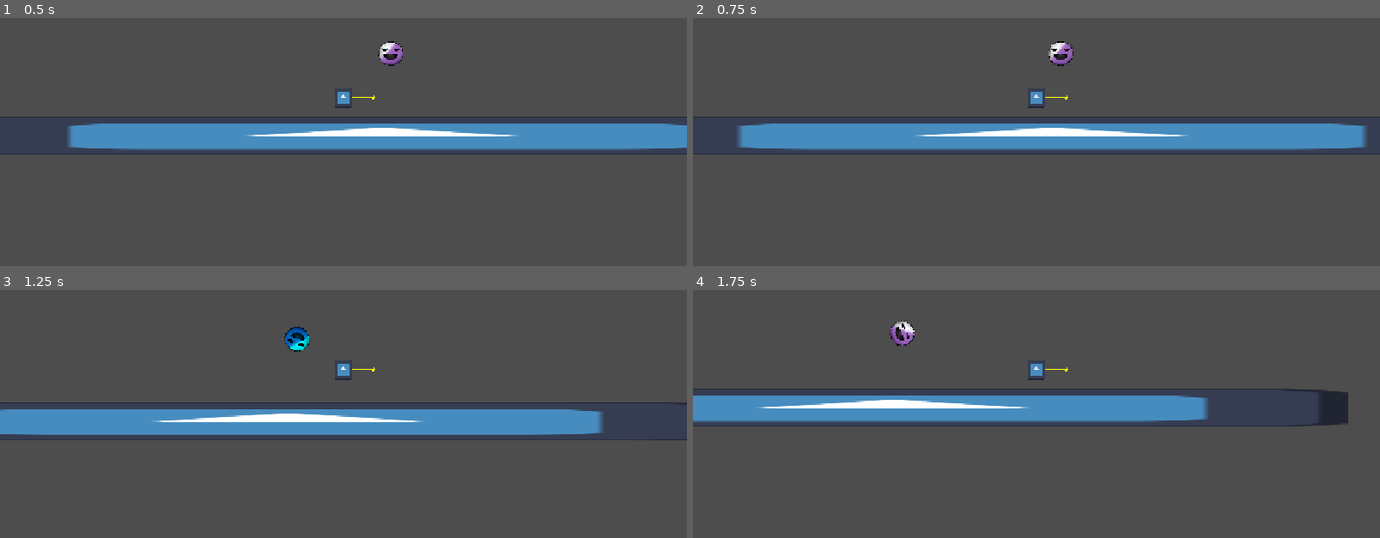
Above: before the commit, frames 1-4 (two rows, left to right).
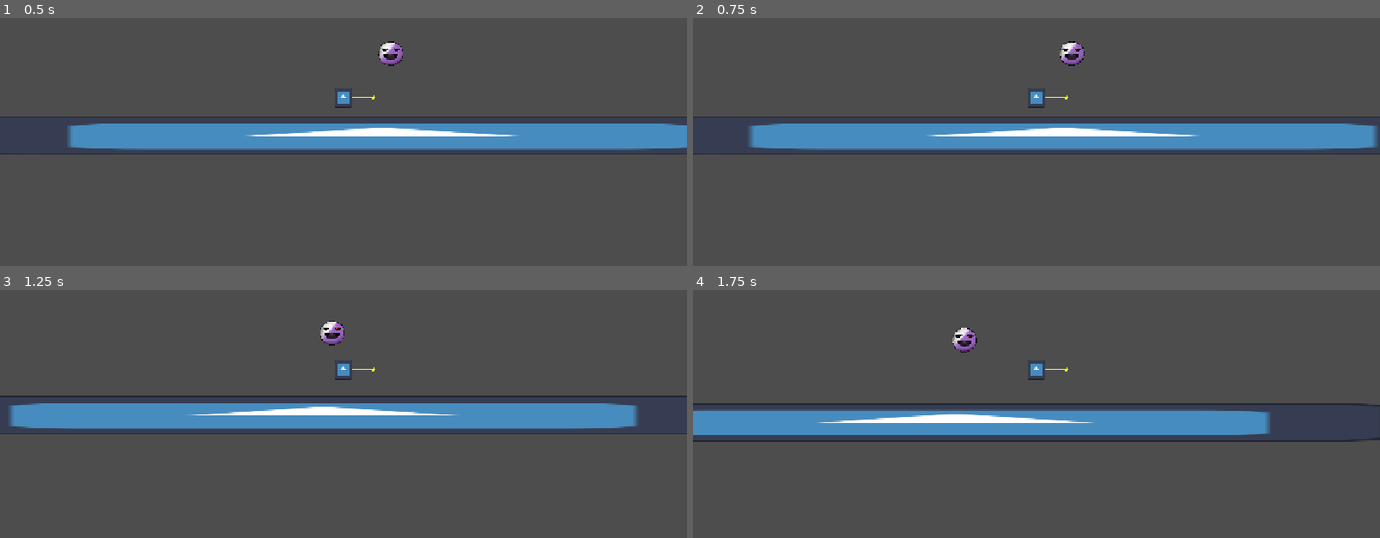
Above: after the commit, the same moments.

Repository: Astein111/Gamedev
Game: Godot game, scene res://scenes/main.tscn
The game is run twice, just before and just after one commit, with the same random seed, the same clock (stepped at 60 frames per second) and the same inputs. The engine's default icon, where the game draws it, is replaced by a stand-in: a white triangle on a blue panel in a dark square.
Inputs (mouse positions are in pixels of both pictures, inside the frame that each line leads up to):
- Up to frame 1 (0.5 s): no input
- Up to frame 2 (0.75 s): move the mouse to (1187, 80) at 0.52 s; hold D (Right) from 0.53 s (still down); click (1187, 80) at 0.6 s
- Up to frame 3 (1.25 s): keep holding D (Right); tap Space (Jump) at 0.77, 1.07 s; right-click (494, 352) at 0.8 s
- Up to frame 4 (1.75 s): keep holding D (Right); move the mouse to (899, 389) at 1.27 s; right-click (899, 389) at 1.35 s; tap Space (Jump) at 1.52, 1.55 s

Frame 1 is identical in both runs. In frame 2, 1.1% of the frame differs, in the area x 6-100%, y 9-54%; in frame 3, 8.5%; in frame 4, 13%, in the area x 0-100%, y 12-62%.

Commit message:
ball

Diff:
--- a/gamedev-jam/scenes/ball.tscn
+++ b/gamedev-jam/scenes/ball.tscn
@@ -1,7 +1,7 @@
 [gd_scene format=3 uid="uid://rtdmfhcit2cp"]
 
 [ext_resource type="Script" uid="uid://ojujlwuottoc" path="res://scripts/ball.gd" id="1_cxlvu"]
-[ext_resource type="Texture2D" uid="uid://decs4pdhcnwnu" path="res://Orb.png" id="2_cxlvu"]
+[ext_resource type="Texture2D" uid="uid://decs4pdhcnwnu" path="res://sprites/Orb.png" id="2_cxlvu"]
 
 [sub_resource type="CircleShape2D" id="CircleShape2D_800mr"]
 radius = 41.303753
--- a/gamedev-jam/scripts/ball.gd
+++ b/gamedev-jam/scripts/ball.gd
@@ -1,54 +1,89 @@
 extends CharacterBody2D
-@export var gravity: float = 360.0
-@export var max_fall_speed: float = 340.0
+
+@export var gravity: float = 340.0
+@export var max_fall_speed: float = 320.0
 @export var spin_speed: float = 8.0
+@export var stall_friction: float = 400.0
 @export var wait_for_first_hit: bool = true
+
 @onready var sprite: Sprite2D = get_node_or_null("Sprite2D") as Sprite2D
 @onready var timer: Timer = get_node_or_null("StallTimer") if has_node("StallTimer") else get_node_or_null("Timer") as Timer
 
 var gravity_dir: float = 1.0
 var active: bool = false
+
+
 func _ready() -> void:
 	add_to_group("ball")
 	active = not wait_for_first_hit
+	collision_layer = 4
+	collision_mask = 1
 	_ignore_player_collision.call_deferred()
+
+
 func _ignore_player_collision() -> void:
 	var scene: Node = get_tree().current_scene
 	if scene:
 		var mc: Node = scene.find_child("MC", true, false)
 		if mc is CollisionObject2D:
 			add_collision_exception_with(mc)
+
+
 func _physics_process(delta: float) -> void:
 	if not active:
 		return
+
+	# Spin the ball continuously
 	if sprite:
 		sprite.rotation += spin_speed * delta
+
+	# While StallTimer is ticking, smoothly glide forward to a stop (NO TELEPORT)
 	if timer and not timer.is_stopped():
-		velocity = Vector2.ZERO
+		velocity = velocity.move_toward(Vector2.ZERO, stall_friction * delta)
+		move_and_slide()
+		_check_room_collision()
 		if sprite:
 			sprite.modulate = Color.CYAN
 		return
+
 	if sprite:
 		sprite.modulate = Color.WHITE
+
+	# Apply gentle gravity
 	velocity.y += gravity * gravity_dir * delta
 	move_and_slide()
+	_check_room_collision()
+
+
+func _check_room_collision() -> void:
 	for i in get_slide_collision_count():
 		var collision: KinematicCollision2D = get_slide_collision(i)
 		var collider: Object = collision.get_collider()
+
+		# Ignore player completely
 		if collider and (collider.name == "MC" or (collider is Node and collider.is_in_group("player"))):
 			continue
+
 		print("Ball hit the room! You lose!")
-		get_tree().reload_current_scene()
+		get_tree().call_deferred("reload_current_scene")
 		return
+
+
 func launch(launch_velocity: Vector2) -> void:
 	active = true
 	if timer:
 		timer.stop()
 	velocity = launch_velocity
-func stall(duration: float) -> void:
+
+
+func stall(duration: float, push_velocity: Vector2 = Vector2.ZERO) -> void:
 	active = true
+	# Sets a smooth starting glide speed (not a teleport)
+	velocity = push_velocity
 	if timer:
 		timer.start(duration)
+
+
 func set_gravity_dir(new_dir: float) -> void:
 	gravity_dir = new_dir
 	up_direction = Vector2.UP * gravity_dir
--- a/gamedev-jam/scripts/move.gd
+++ b/gamedev-jam/scripts/move.gd
@@ -1,135 +1,209 @@
 extends CharacterBody2D
+
 signal gravity_switched(new_gravity_dir: float)
+
 @export_group("Movement")
-@export var start_speed: float = 350.0
-@export var max_speed: float = 600.0
-@export var time_to_max_speed: float = 1.0
+@export var start_speed: float = 160.0
+@export var max_speed: float = 400.0
+@export var time_to_max_speed: float = 0.75
 @export var jump_velocity: float = -500.0
 @export var gravity: float = 1000.0
 @export_range(0.1, 1.0) var jump_cut: float = 0.4
 @export var restart_hold_time: float = 1.0
+
 @export_group("Attacks & Aiming")
 @export var attack_range: float = 140.0
-@export var ball_launch_force: float = 480.0
-@export var player_launch_force: float = 430.0
-@export var upward_arc_boost: float = 1.2
+@export var ball_launch_force: float = 430.0
+@export var player_launch_force: float = 360.0
+@export var upward_arc_boost: float = 0.95
 @export var stall_duration: float = 0.55
+## 1 second cooldown between Stalls
+@export var stall_cooldown: float = 1.0
+## Initial push speed that smoothly glides into a stop (no teleporting!)
+@export var stall_push_speed: float = 300.0
 @export var show_aim_line: bool = true
+
 @export_group("Gravity Switch")
 @export var max_teleport_distance: float = 3000.0
+
 @onready var sprite: Sprite2D = get_node_or_null("Sprite2D") as Sprite2D
+
 var facing_dir: float = 1.0
-var gravity_dir: float = 1.0
+var gravity_dir: float = 1.0 # 1.0 = normal (down), -1.0 = inverted (ceiling)
 var aim_dir: Vector2 = Vector2.RIGHT
 var _restart_timer: float = 0.0
+var _stall_cooldown_timer: float = 0.0
+
+
 func _ready() -> void:
 	add_to_group("player")
+	collision_layer = 2
+	collision_mask = 1
+
+
 func _physics_process(delta: float) -> void:
 	if _handle_restart(delta):
 		return
+
+	# Count down stall cooldown
+	_stall_cooldown_timer = maxf(_stall_cooldown_timer - delta, 0.0)
+
+	# Gravity switch + parallel teleport to ceiling/floor
 	if InputMap.has_action("GravitySwitch") and Input.is_action_just_pressed("GravitySwitch"):
 		_switch_gravity()
+
+	# Attack inputs
 	_handle_attacks()
+
+	# Apply gravity in current direction
 	if not is_on_floor():
 		velocity.y += gravity * gravity_dir * delta
+
+	# Start jump away from current floor/ceiling
 	if Input.is_action_just_pressed("Jump") and is_on_floor():
 		velocity.y = jump_velocity * gravity_dir
+
+	# Cut jump short if Jump is released early
 	if Input.is_action_just_released("Jump") and (velocity.y * gravity_dir) < 0.0:
 		velocity.y *= jump_cut
+
+	# Start at start_speed and reach max_speed in time_to_max_speed seconds (no slide)
 	var direction: float = Input.get_axis("Left", "Right")
 	if direction != 0.0:
 		facing_dir = signf(direction)
 		if sprite:
 			sprite.flip_h = (facing_dir < 0.0)
+
 		var effective_start: float = clampf(start_speed, 0.0, max_speed)
 		var target_start: float = direction * effective_start
 		if signf(velocity.x) != signf(direction) or absf(velocity.x) < absf(target_start):
 			velocity.x = target_start
+
 		var accel: float = (max_speed - effective_start) / maxf(time_to_max_speed, 0.001)
 		velocity.x = move_toward(velocity.x, direction * max_speed, accel * delta)
 	else:
 		velocity.x = 0.0
+
 	aim_dir = _get_aim_direction()
 	queue_redraw()
 	move_and_slide()
+
+
 func _handle_attacks() -> void:
 	if InputMap.has_action("Launch") and Input.is_action_just_pressed("Launch"):
 		_perform_launch()
 	elif InputMap.has_action("Stall") and Input.is_action_just_pressed("Stall"):
-		_perform_stall()
+		if _stall_cooldown_timer <= 0.0:
+			_perform_stall()
+
+
 func _perform_launch() -> void:
 	var ball: CharacterBody2D = _find_ball_in_hit_range()
 	if ball == null:
 		return
+
+	# Add gentle upward arc to aim direction
 	var launch_vector: Vector2 = aim_dir
 	launch_vector.y -= upward_arc_boost * gravity_dir
 	launch_vector = launch_vector.normalized()
+
+	# Launch both ball and player high up into the air
 	ball.launch(launch_vector * ball_launch_force)
 	velocity = launch_vector * player_launch_force
+
+
 func _perform_stall() -> void:
 	var ball: CharacterBody2D = _find_ball_in_hit_range()
 	if ball == null:
 		return
-	ball.stall(stall_duration)
+
+	# Start 1-second cooldown on successful hit
+	_stall_cooldown_timer = stall_cooldown
+
+	# Give a smooth forward push velocity (not a teleport)
+	var push_velocity: Vector2 = aim_dir * stall_push_speed
+	ball.stall(stall_duration, push_velocity)
 	velocity.y *= 0.2
+
+
 func _find_ball_in_hit_range() -> CharacterBody2D:
 	var balls: Array[Node] = get_tree().get_nodes_in_group("ball")
 	for node in balls:
 		var b: CharacterBody2D = node as CharacterBody2D
 		if b == null:
 			continue
+
 		var to_ball: Vector2 = b.global_position - global_position
 		if to_ball.length() <= attack_range:
 			if to_ball.length() < 30.0 or aim_dir.dot(to_ball.normalized()) > 0.0:
 				return b
 	return null
+
+
 func _handle_restart(delta: float) -> bool:
 	if InputMap.has_action("Restart") and Input.is_action_pressed("Restart"):
 		_restart_timer += delta
 		if _restart_timer >= restart_hold_time:
-			get_tree().reload_current_scene()
+			get_tree().call_deferred("reload_current_scene")
 			return true
 	else:
 		_restart_timer = 0.0
 	return false
+
+
 func _switch_gravity() -> void:
 	var new_gravity_dir: float = -gravity_dir
 	var space_state: PhysicsDirectSpaceState2D = get_world_2d().direct_space_state
 	var ray_end: Vector2 = global_position + Vector2(0.0, new_gravity_dir * max_teleport_distance)
+
 	var query: PhysicsRayQueryParameters2D = PhysicsRayQueryParameters2D.create(global_position, ray_end)
-	query.collision_mask = collision_mask
+	query.collision_mask = 1 # Only hit walls/floors on Layer 1
 	query.exclude = [get_rid()]
+
 	var hit: Dictionary = space_state.intersect_ray(query)
 	if hit.is_empty():
 		return
+
 	gravity_dir = new_gravity_dir
 	up_direction = Vector2.UP * gravity_dir
 	velocity.y = 0.0
+
 	if sprite:
 		sprite.flip_v = (gravity_dir < 0.0)
+
 	var extent: float = _get_collider_extent_in_dir(gravity_dir)
 	global_position.y = hit.position.y - gravity_dir * (extent + 1.0)
 	gravity_switched.emit(gravity_dir)
+
 	get_tree().call_group("ball", "set_gravity_dir", gravity_dir)
+
+
 func _get_collider_extent_in_dir(dir_y: float) -> float:
 	var col_shape: CollisionShape2D = get_node_or_null("CollisionShape2D") as CollisionShape2D
 	if col_shape == null or col_shape.shape == null:
 		return 32.0
+
 	var rect: Rect2 = col_shape.shape.get_rect()
 	var scale_y: float = absf(col_shape.global_scale.y)
 	var offset_y: float = col_shape.position.y * absf(global_scale.y)
 	if dir_y > 0.0:
 		return offset_y + rect.end.y * scale_y
 	return -(offset_y + rect.position.y * scale_y)
+
+
 func _get_aim_direction() -> Vector2:
 	var aim_x: float = Input.get_axis("Left", "Right")
 	var aim_y: float = 0.0
 	if InputMap.has_action("Up") and InputMap.has_action("Down"):
 		aim_y = Input.get_axis("Up", "Down")
+
 	var raw_aim: Vector2 = Vector2(aim_x, aim_y)
 	if raw_aim != Vector2.ZERO:
 		return raw_aim.normalized()
+
 	return Vector2(facing_dir, 0.0)
+
+
 func _draw() -> void:
 	if not show_aim_line:
 		return
Binary file added: gamedev-jam/scripts/Screenshot 2026-11-14 010452.png
Not shown, added: gamedev-jam/scripts/Screenshot 2026-11-14 010452.png.import
Renamed: gamedev-jam/Orb.png -> gamedev-jam/sprites/Orb.png
Not shown, changed: gamedev-jam/sprites/Orb.png.import
Binary file added: gamedev-jam/sprites/anim.png
Not shown, added: gamedev-jam/sprites/anim.png.import
